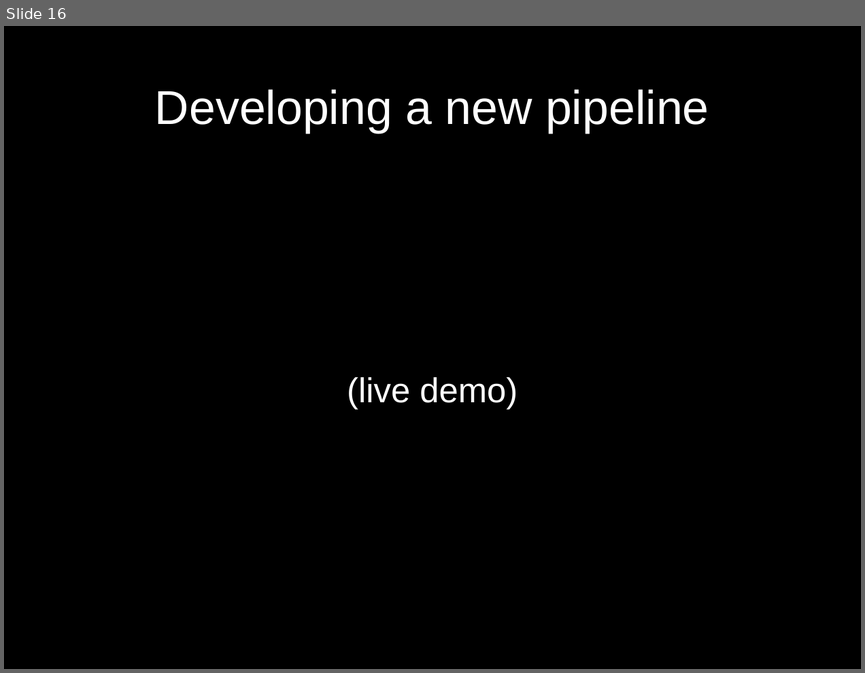
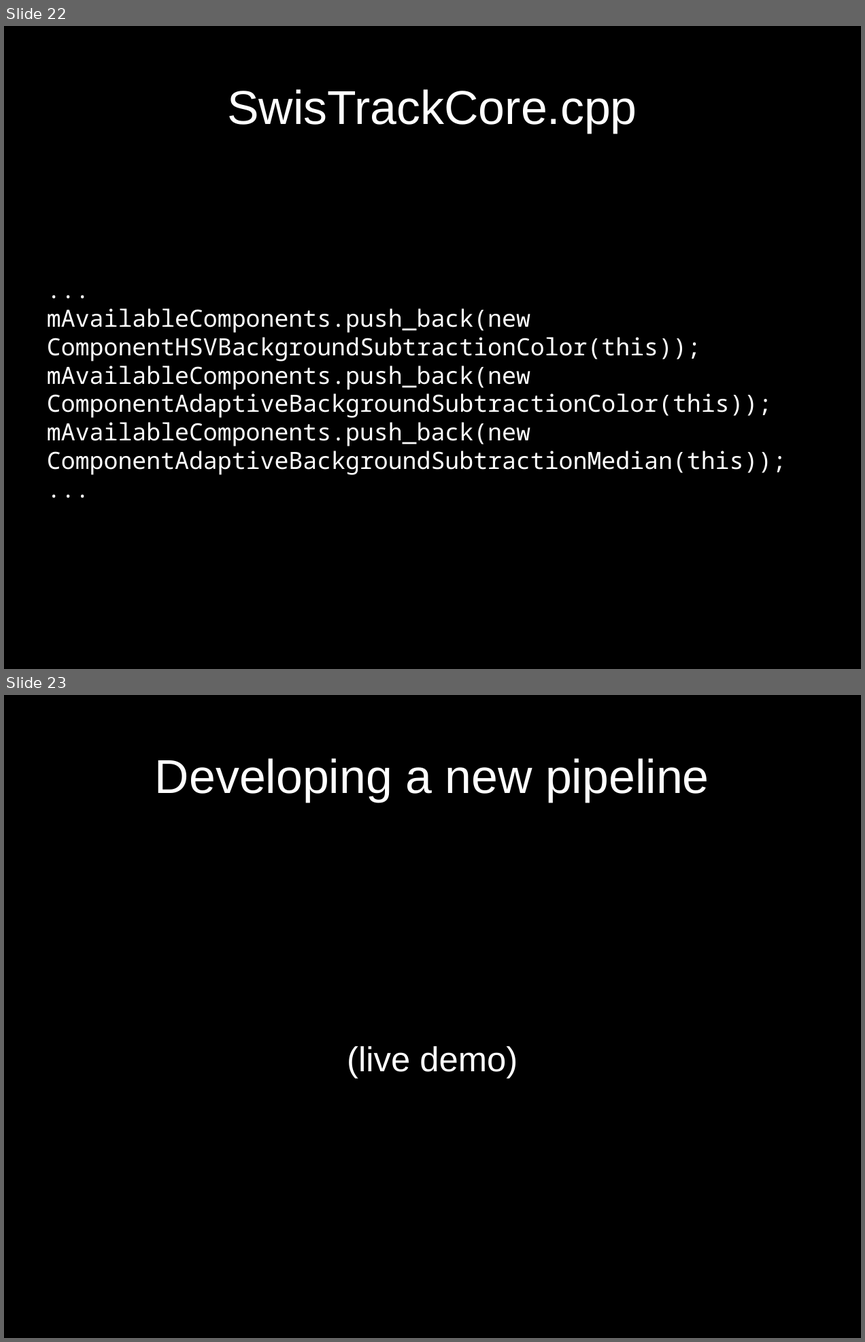
Before and after one commit to d28b/swistrack, a slide deck: Doc/tutorial.stefie10.06.2009/tutorialSlides.odp. Shown one above the other, each under a label of ours: slide 16 before the commit, slides 22 and 23 after it. The pictures are 865x673 and 865x1342 pixels, drawn with LibreOffice and Linux fonts; fonts in the diff are those of the drawing. Boxes give left, top, right and bottom in pixels: in the first picture for what was removed or moved away, otherwise in the second. Text is boxed around its words. In the diff, an @@ line names an element or a change of style, - is before the commit and + after.

```diff
--- a/Doc/tutorial.stefie10.06.2009/tutorialSlides.odp
+++ b/Doc/tutorial.stefie10.06.2009/tutorialSlides.odp
@@ slide 22 added at box(4, 26, 861, 669), background #000000 @@
@@ title added at box(227, 89, 637, 133), 44 pt, text #FFFFFF @@
+SwisTrackCore.cpp
@@ subtitle added at box(47, 308, 786, 475), 22 pt, text #FFFFFF @@
+...
+mAvailableComponents.push_back(new ComponentHSVBackgroundSubtractionColor(this));
+mAvailableComponents.push_back(new ComponentAdaptiveBackgroundSubtractionColor(this));
+mAvailableComponents.push_back(new ComponentAdaptiveBackgroundSubtractionMedian(this));
+...
@@ what was slide 16 is now slide 23 @@
```
Also in this commit, not shown: 5 slides changed, 6 other slides added, 2 slides removed.
